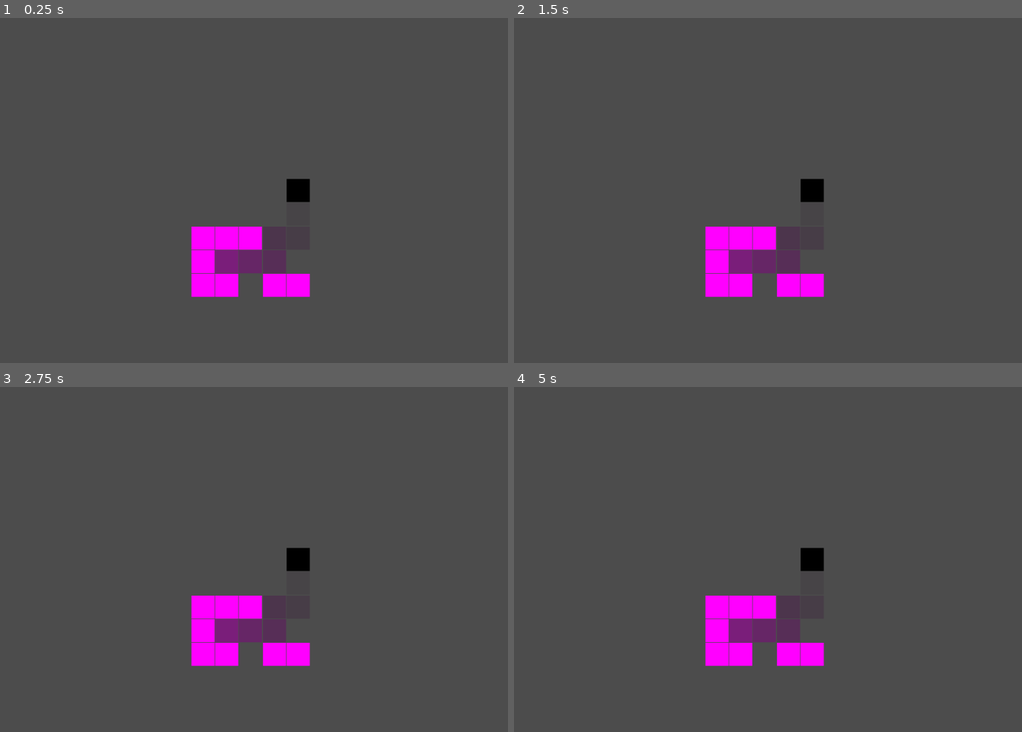
Above: before the commit, frames 1-4 (two rows, left to right).
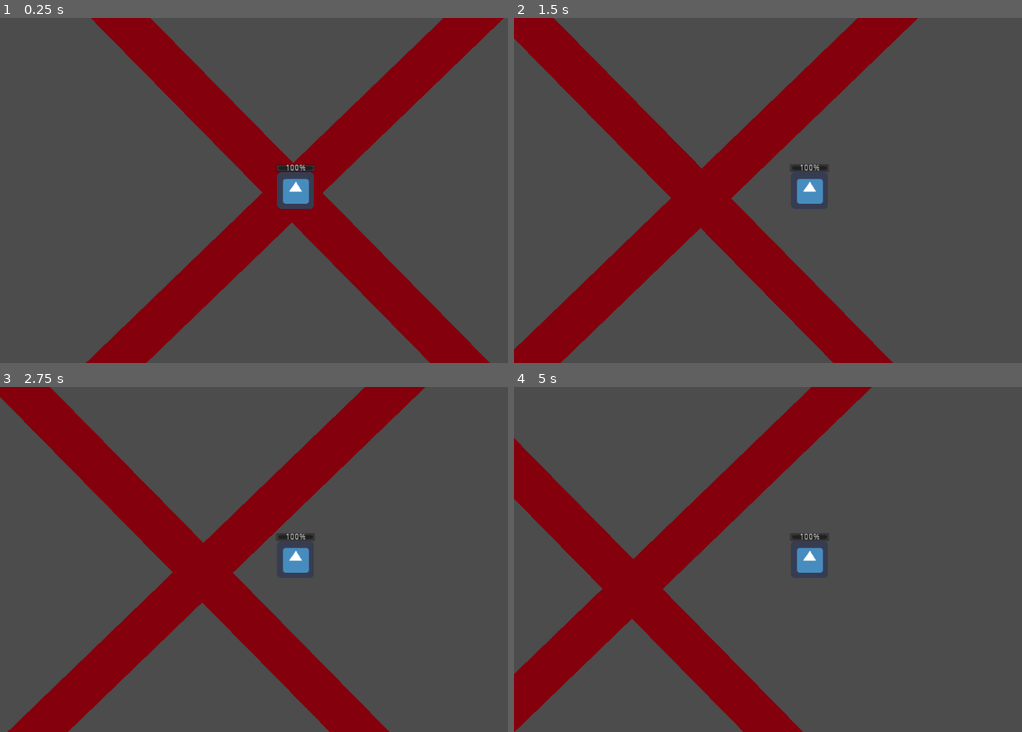
Above: after the commit, the same moments.

Repository: linkwin/NecroMansion
Game: Godot game, scene res://Maps/Random_Map.tscn
The game is run twice, just before and just after one commit, with the same random seed, the same clock (stepped at 60 frames per second) and the same inputs. The engine's default icon, where the game draws it, is replaced by a stand-in: a white triangle on a blue panel in a dark square.
Inputs:
- Up to frame 1 (0.25 s): no input
- Up to frame 2 (1.5 s): tap Enter at 0.5 s; hold Space (summon) 0.53-1.28 s; hold D (move_right) from 0.53 s (still down); tap W (move_forward) at 0.77 s; tap Space (summon) at 1.35 s
- Up to frame 3 (2.75 s): tap W (move_forward) at 1.52 s; release D (move_right) at 2.03 s; hold A (move_left) from 2.03 s (still down); hold Space (summon) from 2.03 s (still down)
- Up to frame 4 (5 s): release A (move_left) at 2.78 s; release Space (summon) at 2.78 s; hold D (move_right) 2.78-4.28 s; tap Space (summon) at 2.85, 4.35 s; tap W (move_forward) at 3.02, 3.77, 4.52 s; hold Space (summon) 3.53-4.28 s; hold A (move_left) from 4.28 s (still down)

The runs differ from the first frame. In frame 1, 24% of the frame differs, in the area x 16-100%, y 0-100%; in frame 2, 24%; in frame 3, 25%, in the area x 0-84%, y 0-100%; in frame 4, 23%.

Commit message:
setup full size map gen

Diff:
--- a/Core/Player/PlayerController.gd
+++ b/Core/Player/PlayerController.gd
@@ -1,6 +1,9 @@
 extends Node2D
 
 onready var character_ref = $CharacterBody
+
+var map_data
+var curr_room = Vector2.ZERO
 
 var input_enabled = true
 var respawn_screen_node
@@ -38,3 +41,15 @@
 func _do_respawn():
 	get_tree().reload_current_scene()
 	respawn_screen_node.queue_free()
+
+func trigger_transition(dir):
+	var next_room_pos = curr_room + dir
+	var next_room = map_data.get_node("Room" + str(next_room_pos))
+	if next_room:
+		$CharacterBody.global_position = next_room.position
+		curr_room = next_room_pos
+	#map_data.load_next_room(next_room)
+
+func map_set(map):
+	map_data = map
+	curr_room = Vector2.ZERO
--- a/Core/Player/PlayerController.tscn
+++ b/Core/Player/PlayerController.tscn
@@ -8,6 +8,9 @@
 
 [node name="CharacterBody" parent="." instance=ExtResource( 1 )]
 
+[node name="Camera2D" type="Camera2D" parent="CharacterBody"]
+current = true
+
 [connection signal="death" from="CharacterBody/CollisionShape2D/Health" to="." method="_on_Health_death"]
 
 [editable path="CharacterBody"]
--- a/Maps/Map Layout Generator.gd
+++ b/Maps/Map Layout Generator.gd
@@ -1,7 +1,7 @@
-extends Area2D
+extends Node2D
 
 
-var ARoom = preload("res://Maps/MiniMapBlocks/Rooms.tscn")
+var ARoom = preload("res://Maps/Room.tscn")
 
 export(Resource) var Roomdata = preload("res://Maps/RoomData/roomdata1.tres")
 var directions := [Vector2(1, 0), Vector2(-1, 0), Vector2(0, 1), Vector2(0, -1)]
@@ -9,8 +9,10 @@
 var init_seed
 var probabilities
 
-
-
+var num_rooms := 15
+var map := []
+var map_navi := []
+var map_datas := []
 
 func array_mult(in_array, inger):
 	var out_array := []
@@ -34,8 +36,12 @@
 
 func spawn_room(_position, color_param=1):
 	var c = ARoom.instance()
+	c.position = _position * 2000
 	add_child(c)
-	c.init(_position, color_param)
+	c.name = "Room"+str(_position)
+
+
+	#c.init(_position, color_param)
 
 
 
@@ -139,10 +145,7 @@
 	init_seed = Roomdata.seed_gen() +1
 	probabilities = Roomdata.probabilities
 	var room_rng = RandomNumberGenerator.new()
-	var num_rooms := 15
-	var map := []
-	var map_navi := []
-	var map_datas := []
+
 	room_rng.seed = init_seed
 	var current_position = Vector2(0,0)
 	var new_direction = Vector2()
@@ -157,3 +160,7 @@
 		i += 1
 	map_navi = navigation_load(map, directions)
 	map_datas = room_data_load(map, init_seed, probabilities, num_rooms)
+
+	var player = load("res://Core/Player/PlayerController.tscn").instance()
+	add_child(player)
+	player.map_set(self)
--- a/Maps/Random_Map.tscn
+++ b/Maps/Random_Map.tscn
@@ -2,11 +2,5 @@
 
 [ext_resource path="res://Maps/Map Layout Generator.gd" type="Script" id=1]
 
-[node name="Node2D" type="Area2D"]
+[node name="Node2D" type="Node2D"]
 script = ExtResource( 1 )
-
-[node name="Camera2D" type="Camera2D" parent="."]
-position = Vector2( -4, 0 )
-current = true
-zoom = Vector2( 0.8, 0.8 )
-editor_draw_limits = true
--- /dev/null
+++ b/Maps/Room.tscn
@@ -0,0 +1,100 @@
+[gd_scene load_steps=6 format=2]
+
+[ext_resource path="res://Maps/RoomSpawn/RoomTransition.gd" type="Script" id=1]
+
+[sub_resource type="RectangleShape2D" id=1]
+extents = Vector2( 21.9375, 996 )
+
+[sub_resource type="RectangleShape2D" id=2]
+extents = Vector2( 1001, 24.25 )
+
+[sub_resource type="RectangleShape2D" id=3]
+extents = Vector2( 51, 114.5 )
+
+[sub_resource type="RectangleShape2D" id=4]
+extents = Vector2( 137, 48.25 )
+
+[node name="Room" type="Node2D"]
+
+[node name="YSort" type="YSort" parent="."]
+
+[node name="Line2D" type="Line2D" parent="."]
+position = Vector2( -983.058, -933.773 )
+scale = Vector2( 3.89423, 9.42273 )
+points = PoolVector2Array( 500, 0, 0, 200 )
+default_color = Color( 0.517647, 0, 0.0470588, 1 )
+
+[node name="Line2D2" type="Line2D" parent="."]
+position = Vector2( 968.87, -966.081 )
+rotation = 1.57416
+scale = Vector2( 3.91206, 9.65811 )
+points = PoolVector2Array( 500, 0, 0, 200 )
+default_color = Color( 0.517647, 0, 0.0470588, 1 )
+
+[node name="Wall" type="StaticBody2D" parent="."]
+position = Vector2( -1115, 8 )
+collision_layer = 3
+collision_mask = 3
+
+[node name="CollisionShape2D" type="CollisionShape2D" parent="Wall"]
+position = Vector2( 136, -7 )
+shape = SubResource( 1 )
+
+[node name="Wall2" type="StaticBody2D" parent="."]
+position = Vector2( 1115, 1 )
+collision_layer = 3
+collision_mask = 3
+
+[node name="CollisionShape2D" type="CollisionShape2D" parent="Wall2"]
+position = Vector2( -138, -3 )
+shape = SubResource( 1 )
+
+[node name="Wall3" type="StaticBody2D" parent="."]
+position = Vector2( 8, 8 )
+collision_layer = 3
+collision_mask = 3
+
+[node name="CollisionShape2D" type="CollisionShape2D" parent="Wall3"]
+position = Vector2( -4, 966 )
+shape = SubResource( 2 )
+
+[node name="Wall4" type="StaticBody2D" parent="."]
+position = Vector2( 8, 8 )
+collision_layer = 3
+collision_mask = 3
+
+[node name="CollisionShape2D" type="CollisionShape2D" parent="Wall4"]
+position = Vector2( -11, -984 )
+shape = SubResource( 2 )
+
+[node name="LeftRoomTransition" type="Area2D" parent="."]
+position = Vector2( -902, 3 )
+script = ExtResource( 1 )
+transition_dir = Vector2( -1, 0 )
+
+[node name="CollisionShape2D" type="CollisionShape2D" parent="LeftRoomTransition"]
+shape = SubResource( 3 )
+
+[node name="TopRoomTransition" type="Area2D" parent="."]
+position = Vector2( 1, -892 )
+script = ExtResource( 1 )
+transition_dir = Vector2( 0, -1 )
+
+[node name="CollisionShape2D" type="CollisionShape2D" parent="TopRoomTransition"]
+shape = SubResource( 4 )
+
+[node name="BottomRoomTransition" type="Area2D" parent="."]
+position = Vector2( 3, 880 )
+script = ExtResource( 1 )
+transition_dir = Vector2( 0, 1 )
+
+[node name="CollisionShape2D" type="CollisionShape2D" parent="BottomRoomTransition"]
+shape = SubResource( 4 )
+
+[node name="RightRoomTransition" type="Area2D" parent="."]
+position = Vector2( 899, 7 )
+script = ExtResource( 1 )
+transition_dir = Vector2( 1, 0 )
+
+[node name="CollisionShape2D" type="CollisionShape2D" parent="RightRoomTransition"]
+shape = SubResource( 3 )
--- a/Maps/RoomData/RoomData.gd
+++ b/Maps/RoomData/RoomData.gd
@@ -1,6 +1,6 @@
 class_name RoomData extends Resource
 
-export var initial_seed : int = hash("Carrot")
+export var initial_seed : int = hash("Kazawat")
 
 
 export var probabilities := {
@@ -20,7 +20,7 @@
 }
 
 func seed_gen():
-	initial_seed = hash("Carrot")
+	initial_seed = hash("Dimple")
 	return(initial_seed)
 
 #func _init(props, probs, initial_seed):
--- /dev/null
+++ b/Maps/RoomSpawn/RoomTransition.gd
@@ -0,0 +1,10 @@
+extends Area2D
+
+export var transition_dir = Vector2.ZERO
+
+func _ready():
+	connect("body_entered", self, "_overlap_entered")
+
+func _overlap_entered(body):
+	if "Player" in body.get_parent().name:
+		body.get_parent().trigger_transition(transition_dir)
--- a/Maps/TestMap.tscn
+++ b/Maps/TestMap.tscn
@@ -32,6 +32,9 @@
 
 [node name="RemoteTransform2D" type="RemoteTransform2D" parent="PlayerRoot/CharacterBody" index="2"]
 remote_path = NodePath("../../../Camera2D")
+
+[node name="Camera2D" parent="PlayerRoot" index="1"]
+current = false
 
 [node name="Camera2D" type="Camera2D" parent="."]
 position = Vector2( 30, -672 )
